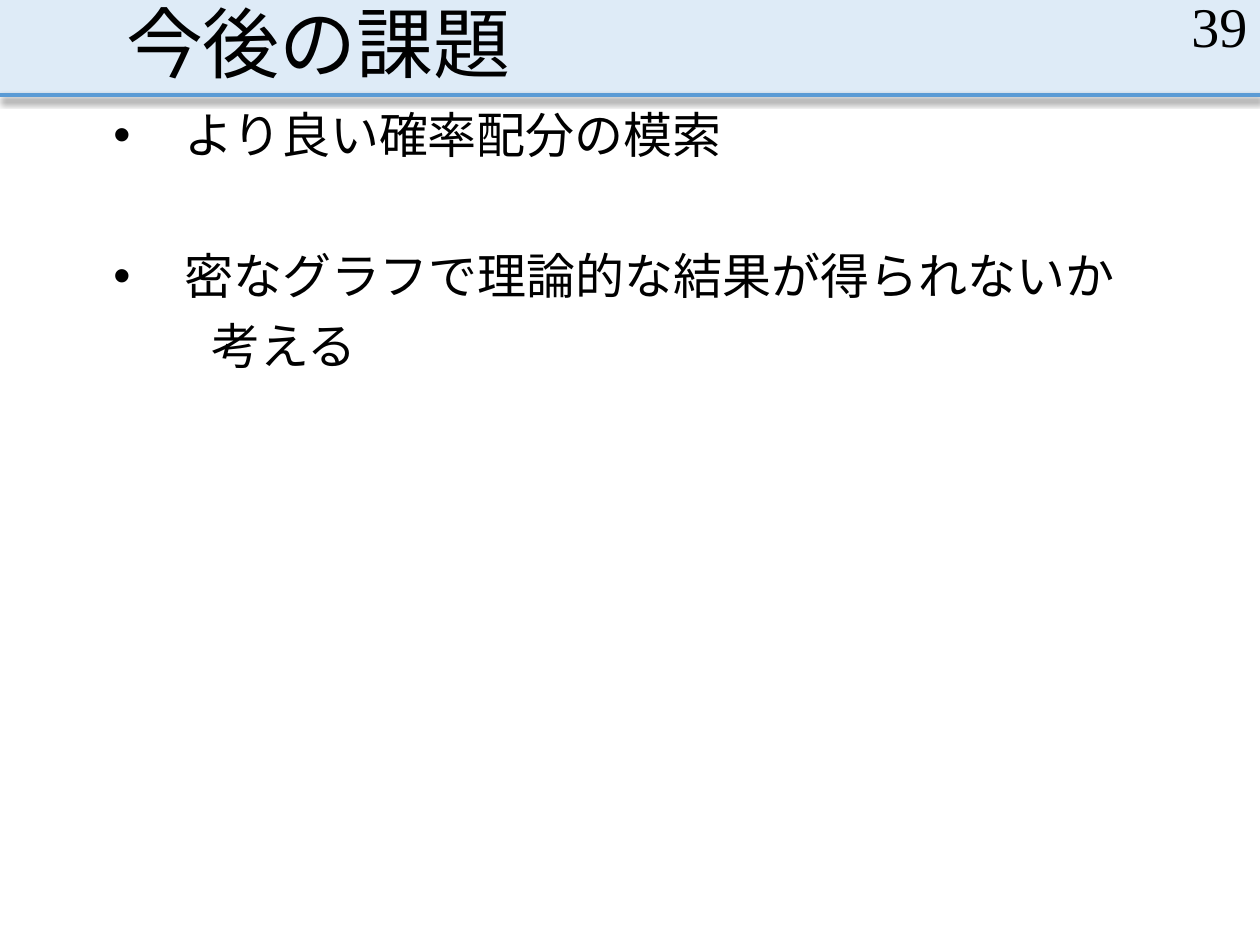
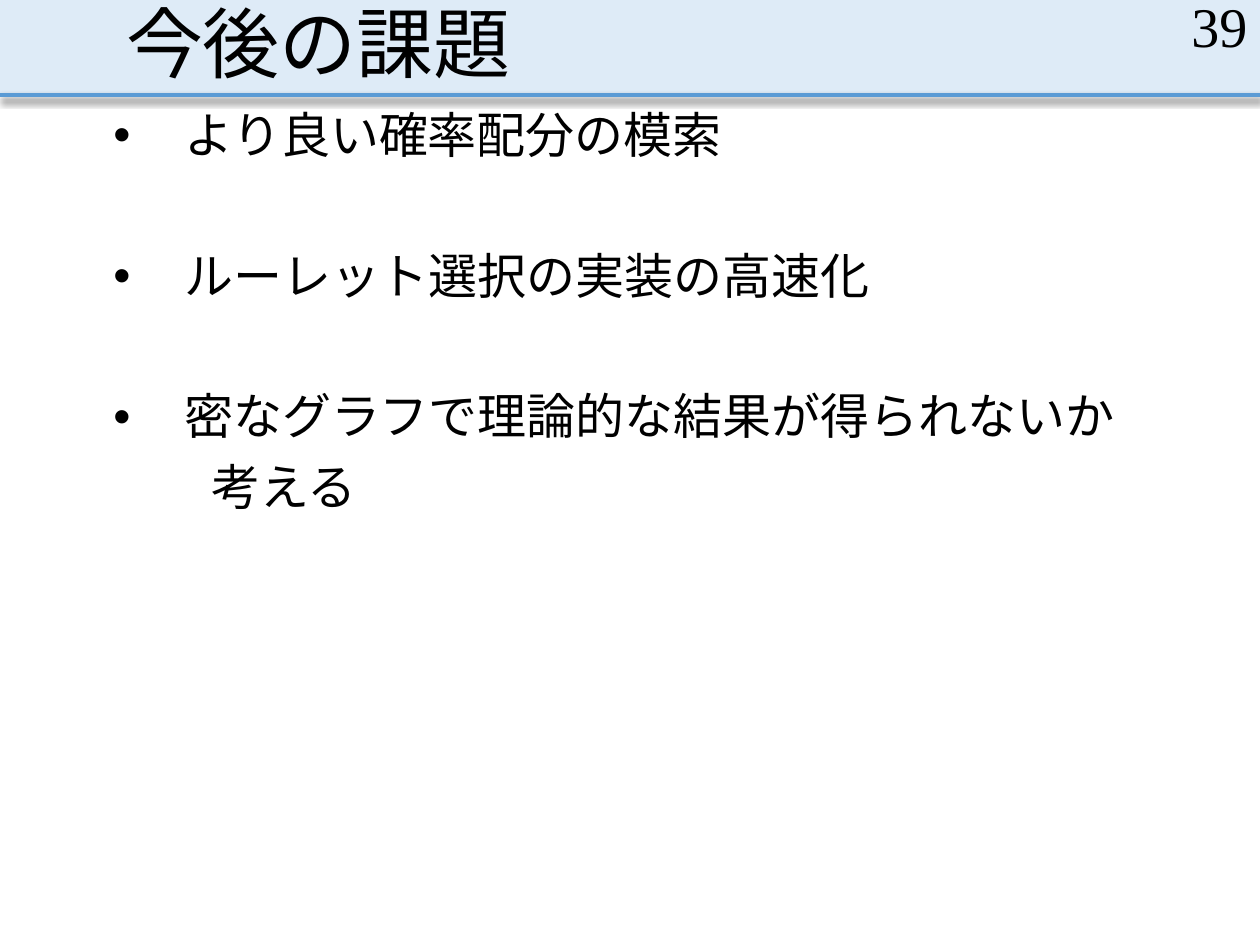
Before and after one commit to MasayaOda/SR, a slide deck: slide 39 of 190702oda.pptx. Drawn at 1260x945 pixels with LibreOffice and Linux fonts; fonts in the diff are those of the drawing. Boxes give left, top, right and bottom in pixels: in the first picture for what was removed or moved away, otherwise in the second. Text is boxed around its words. In the diff, an @@ line names an element or a change of style, - is before the commit and + after.

```diff
--- a/190702oda.pptx
+++ b/190702oda.pptx
@@ text at (x1=184, y1=252, x2=869, y2=298): paragraph added @@
+• ルーレット選択の実装の高速化
```
Also in this commit, not shown: 4 other slides changed, 2 other files.
